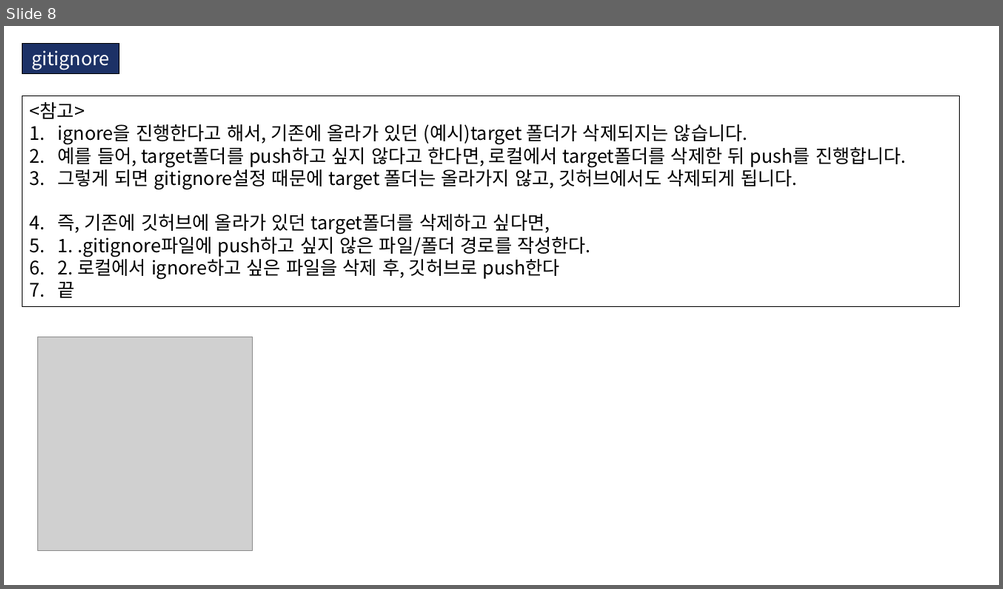
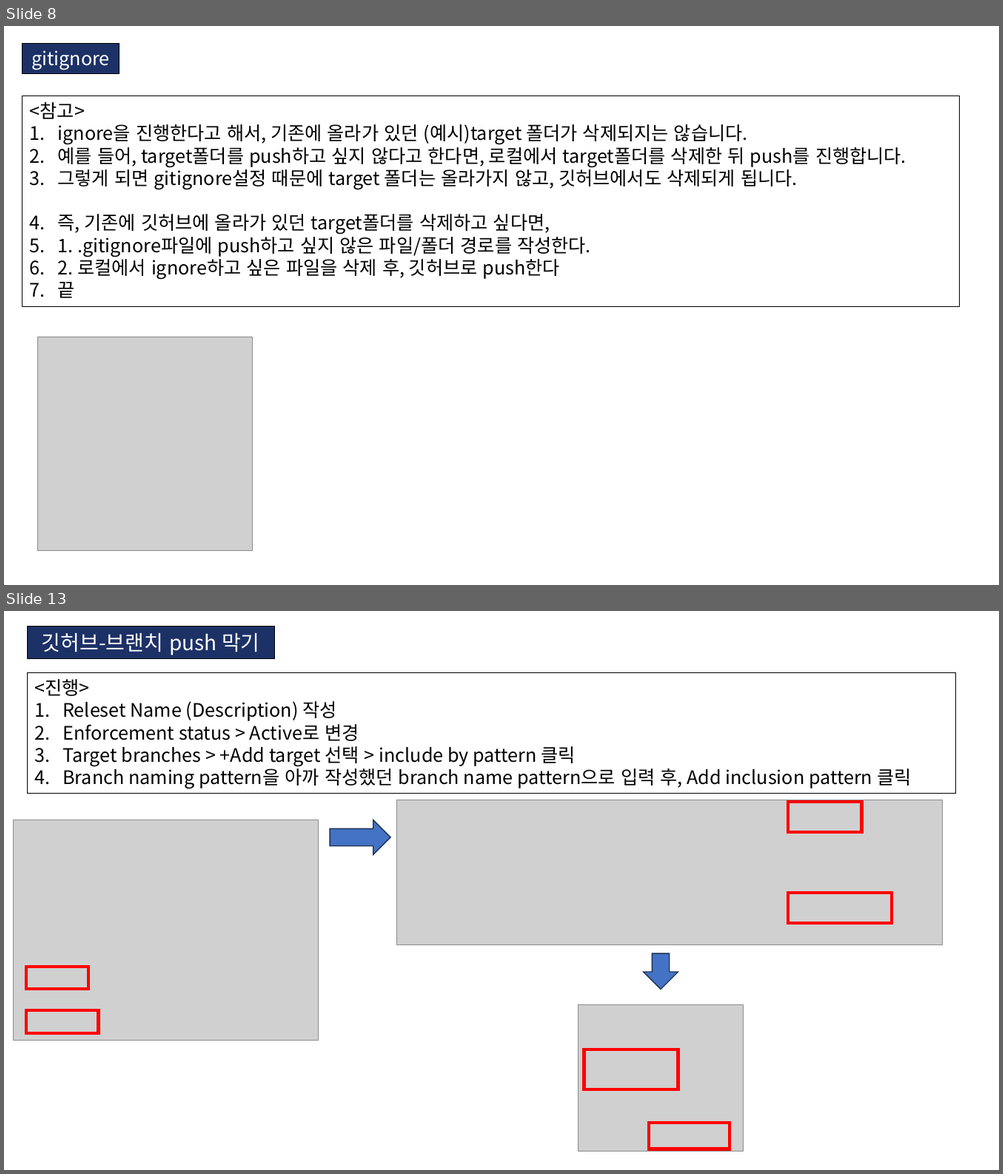
Before and after one commit to KIM-BEOMSOO/study, a slide deck: 00.공부 정리(최종)/08.git/01.github/02.gitignore/01.gitignore.pptx. Shown one above the other, each under a label of ours: slide 8 before the commit, slides 8 and 13 after it; the slides between them are not shown. The pictures are 1003x589 and 1003x1174 pixels, drawn with LibreOffice and Linux fonts; fonts in the diff are those of the drawing; grey boxes stand for pictures. Boxes give left, top, right and bottom in pixels: in the first picture for what was removed or moved away, otherwise in the second. Text is boxed around its words. In the diff, an @@ line names an element or a change of style, - is before the commit and + after.

Commit message:
깃허브 공부내용 추가

```diff
--- a/00.공부 정리(최종)/08.git/01.github/02.gitignore/01.gitignore.pptx
+++ b/00.공부 정리(최종)/08.git/01.github/02.gitignore/01.gitignore.pptx
@@ slide 13 added at (4,611,999,1170), background #FFFFFF @@
@@ rectangle added at (27,626,274,659), fill #1C3166, outline #000000 0.75 pt, 20 pt, text #FFFFFF @@
+깃허브-브랜치 push 막기
@@ rectangle added at (27,673,956,794), outline #000000 0.75 pt, 18 pt, text #000000 @@
+<진행>
+1. Releset Name (Description) 작성
+2. Enforcement status > Active로 변경
+3. Target branches > +Add target 선택 > include by pattern 클릭
+4. Branch naming pattern을 아까 작성했던 branch name pattern으로 입력 후, Add inclusion pattern 클릭
@@ picture added at (396,800,942,945) @@
@@ rectangle added at (788,802,862,832), outline #FF0000 3 pt @@
@@ picture added at (14,820,318,1040) @@
@@ right arrow added at (330,820,390,854), fill #4472C4, outline #1E3256 1 pt @@
@@ rectangle added at (788,893,891,923), outline #FF0000 3 pt @@
@@ right arrow added at (643,954,677,989), fill #4472C4, outline #1E3256 1 pt @@
@@ rectangle added at (26,967,88,989), outline #FF0000 3 pt @@
@@ picture added at (578,1005,743,1152) @@
@@ rectangle added at (26,1011,99,1034), outline #FF0000 3 pt @@
@@ rectangle added at (583,1051,677,1090), outline #FF0000 3 pt @@
@@ rectangle added at (649,1124,729,1150), outline #FF0000 3 pt @@
```
Also in this commit, not shown: 6 other slides added.
